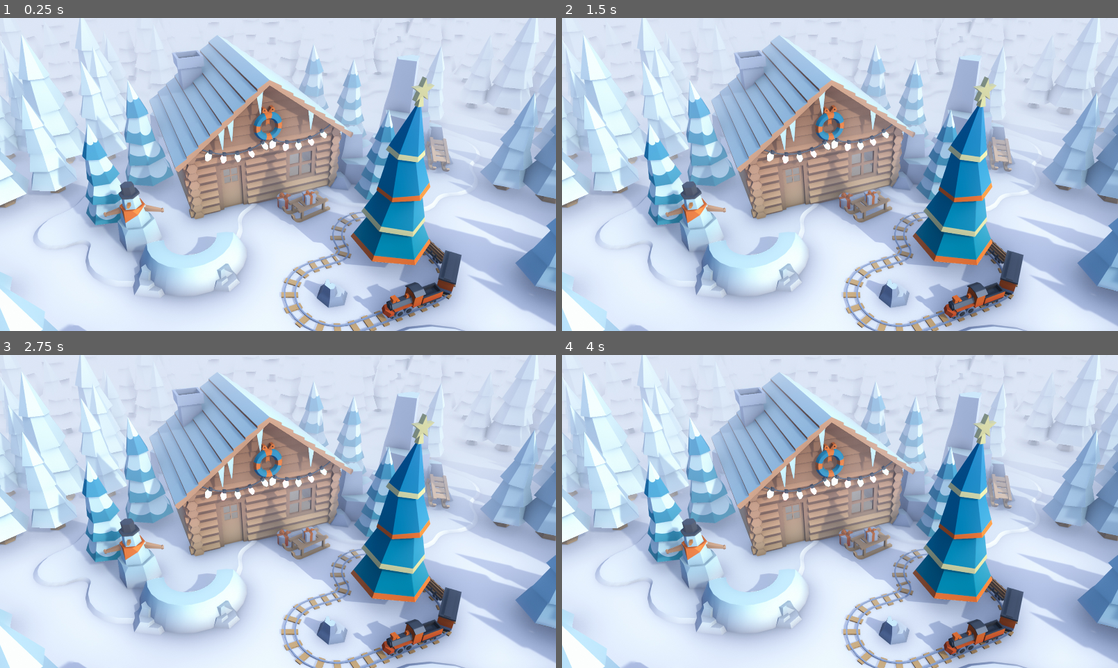
Above: before the commit, frames 1-4 (two rows, left to right).
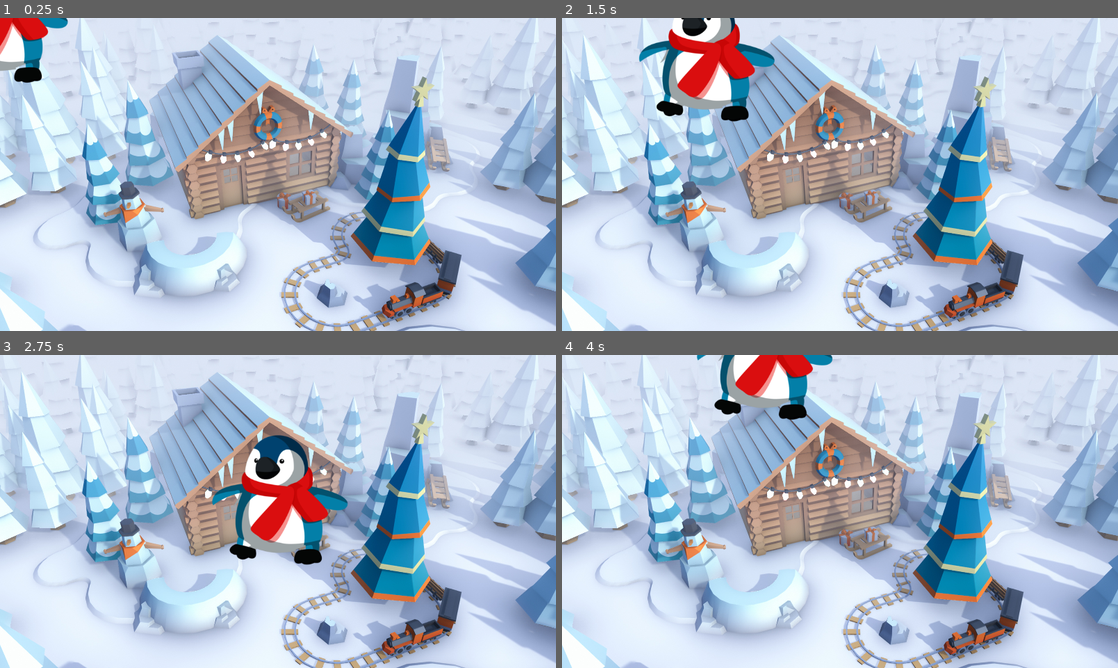
Above: after the commit, the same moments.

Repository: Lesosa12/Leandro-Semester-Performance-Task
Game: Godot game, scene res://world.tscn
Same seed, same stepped clock (60 frames per second), same inputs: the game is played once before the commit and once after it.
Inputs:
- Up to frame 1 (0.25 s): no input
- Up to frame 2 (1.5 s): tap Enter at 0.5 s; hold D (Right, bound only after the commit) 0.53-1.28 s; hold S (Down, bound only after the commit) from 1.28 s (still down)
- Up to frame 3 (2.75 s): release S (Down, bound only after the commit) at 2.03 s; hold D (Right, bound only after the commit) from 2.03 s (still down)
- Up to frame 4 (4 s): release D (Right, bound only after the commit) at 2.78 s; hold W (Up, bound only after the commit) 2.78-3.53 s; hold A (Left, bound only after the commit) from 3.53 s (still down)

The runs differ from the first frame. In frame 1, 1.6% of the frame differs, in the area x 0-13%, y 0-21%; in frame 2, 4.9%; in frame 3, 5.5%, in the area x 38-63%, y 25-68%; in frame 4, 3.0%.

Commit message:
player scene complete for realzies

Diff:
--- /dev/null
+++ b/player.gd
@@ -0,0 +1,25 @@
+extends Area2D
+
+@export var speed = 400
+
+# Called when the node enters the scene tree for the first time.
+func _ready():
+	pass # Replace with function body.
+
+
+# Called every frame. 'delta' is the elapsed time since the previous frame.
+func _process(delta):
+	var velocity = Vector2.ZERO
+	if Input.is_action_pressed("Up"):
+		velocity.y -= 1
+	if Input.is_action_pressed("Left"):
+		velocity.x -= 1
+	if Input.is_action_pressed("Down"):
+		velocity.y += 1
+	if Input.is_action_pressed("Right"):
+		velocity.x += 1
+
+	if velocity.length() > 0:
+		velocity = velocity.normalized() * speed
+
+	position += velocity * delta
--- a/player.tscn
+++ b/player.tscn
@@ -1,11 +1,13 @@
-[gd_scene load_steps=3 format=3 uid="uid://bxb7f0qbeoaqf"]
+[gd_scene load_steps=4 format=3 uid="uid://bxb7f0qbeoaqf"]
 
 [ext_resource type="Texture2D" uid="uid://vs551jdj25r0" path="res://assets/player.png" id="1_dgvr0"]
+[ext_resource type="Script" path="res://player.gd" id="1_kxavi"]
 
 [sub_resource type="RectangleShape2D" id="RectangleShape2D_spsi4"]
 size = Vector2(282, 270)
 
 [node name="Player" type="Area2D"]
+script = ExtResource("1_kxavi")
 
 [node name="Sprite2D" type="Sprite2D" parent="."]
 texture = ExtResource("1_dgvr0")
--- a/project.godot
+++ b/project.godot
@@ -17,3 +17,26 @@
 [display]
 
 window/stretch/mode="canvas_items"
+
+[input]
+
+Up={
+"deadzone": 0.5,
+"events": [Object(InputEventKey,"resource_local_to_scene":false,"resource_name":"","device":-1,"window_id":0,"alt_pressed":false,"shift_pressed":false,"ctrl_pressed":false,"meta_pressed":false,"pressed":false,"keycode":0,"physical_keycode":87,"key_label":0,"unicode":119,"echo":false,"script":null)
+]
+}
+Left={
+"deadzone": 0.5,
+"events": [Object(InputEventKey,"resource_local_to_scene":false,"resource_name":"","device":-1,"window_id":0,"alt_pressed":false,"shift_pressed":false,"ctrl_pressed":false,"meta_pressed":false,"pressed":false,"keycode":0,"physical_keycode":65,"key_label":0,"unicode":97,"echo":false,"script":null)
+]
+}
+Down={
+"deadzone": 0.5,
+"events": [Object(InputEventKey,"resource_local_to_scene":false,"resource_name":"","device":-1,"window_id":0,"alt_pressed":false,"shift_pressed":false,"ctrl_pressed":false,"meta_pressed":false,"pressed":false,"keycode":0,"physical_keycode":83,"key_label":0,"unicode":115,"echo":false,"script":null)
+]
+}
+Right={
+"deadzone": 0.5,
+"events": [Object(InputEventKey,"resource_local_to_scene":false,"resource_name":"","device":-1,"window_id":0,"alt_pressed":false,"shift_pressed":false,"ctrl_pressed":false,"meta_pressed":false,"pressed":false,"keycode":0,"physical_keycode":68,"key_label":0,"unicode":100,"echo":false,"script":null)
+]
+}
--- a/world.tscn
+++ b/world.tscn
@@ -1,6 +1,7 @@
-[gd_scene load_steps=2 format=3 uid="uid://duemjd0qhekrw"]
+[gd_scene load_steps=3 format=3 uid="uid://duemjd0qhekrw"]
 
 [ext_resource type="Texture2D" uid="uid://bwmny50vdxvr1" path="res://assets/wallpaperCabin.jpg" id="1_85gfb"]
+[ext_resource type="PackedScene" uid="uid://bxb7f0qbeoaqf" path="res://player.tscn" id="2_5qvt7"]
 
 [node name="World" type="Node2D"]
 
@@ -8,3 +9,5 @@
 scale = Vector2(0.61, 0.61)
 texture = ExtResource("1_85gfb")
 centered = false
+
+[node name="Player" parent="." instance=ExtResource("2_5qvt7")]
